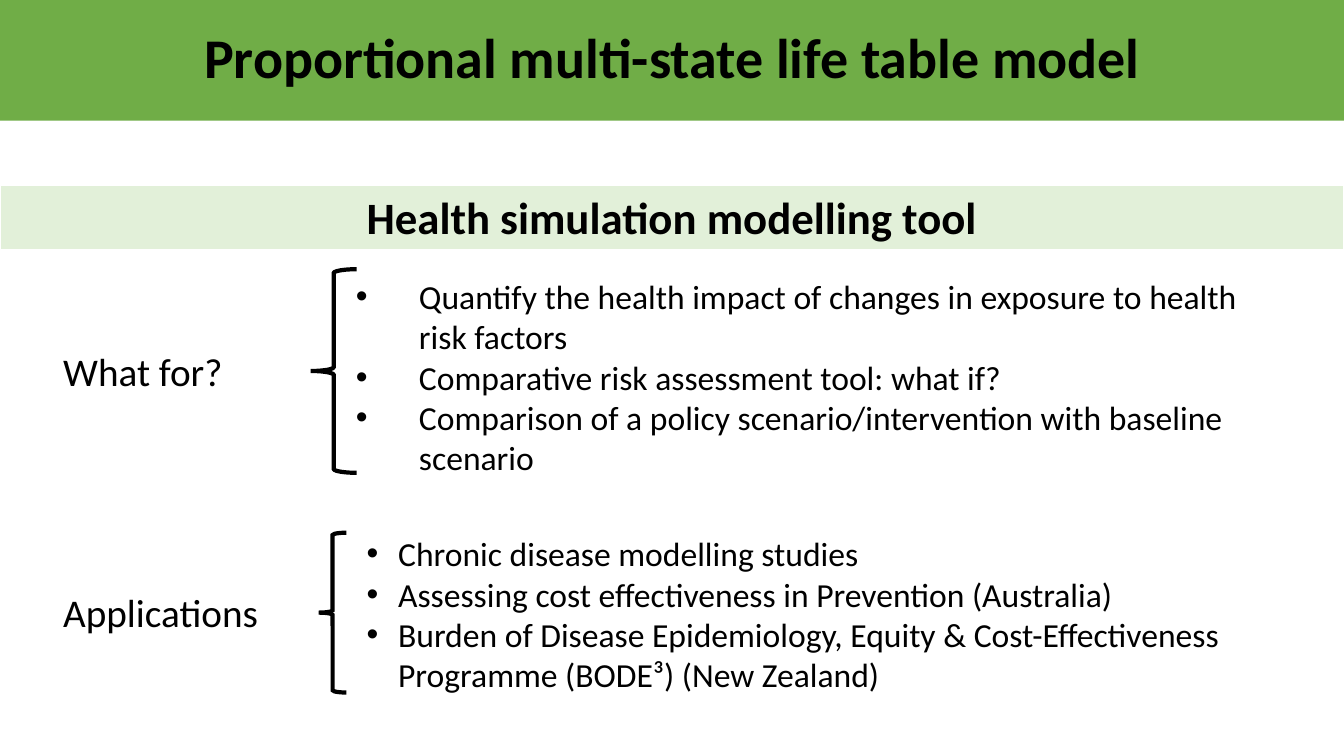
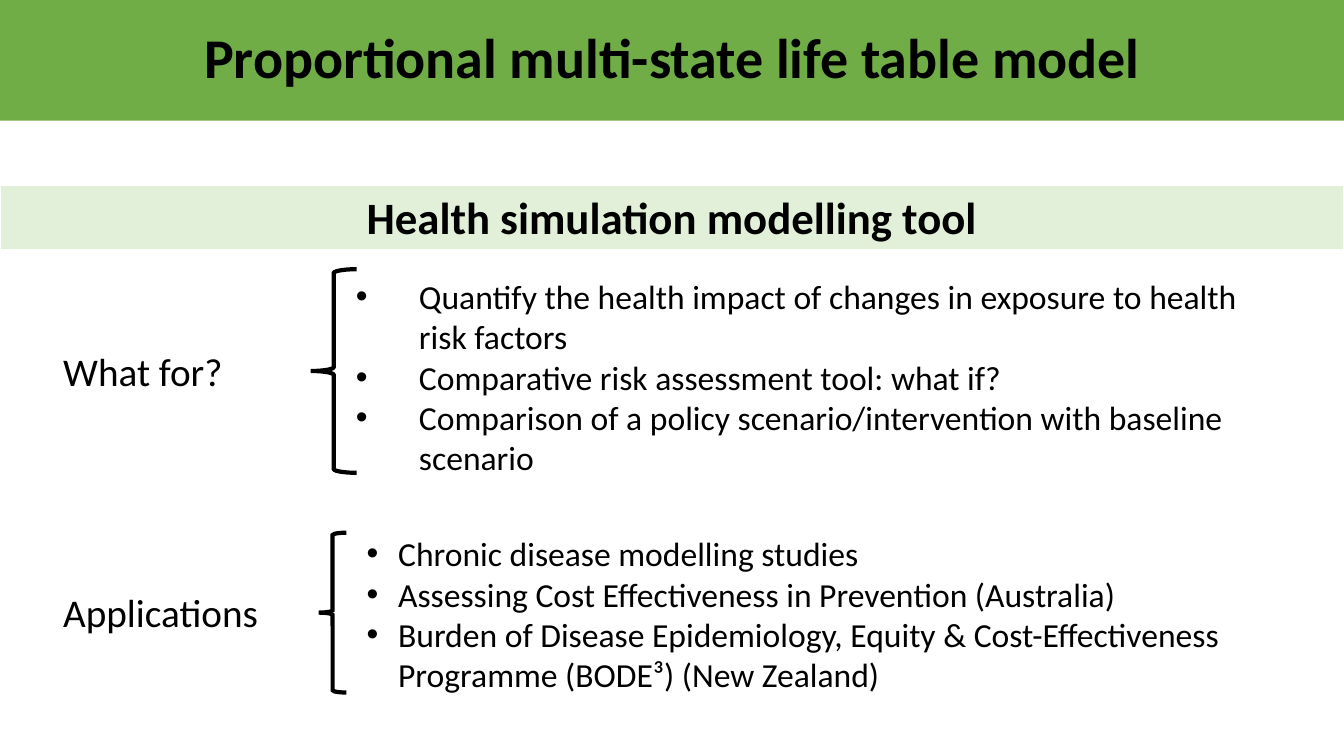
Before and after one commit to ITHIM/ITHIM-R, a slide deck: slide 2 of MSLT/structure/PMSLTframeworkV2.pptx. Drawn at 1344x756 pixels with LibreOffice and Linux fonts; fonts in the diff are those of the drawing. Boxes give left, top, right and bottom in pixels: in the first picture for what was removed or moved away, otherwise in the second. Text is boxed around its words. In the diff, an @@ line names an element or a change of style, - is before the commit and + after.

```diff
--- a/MSLT/structure/PMSLTframeworkV2.pptx
+++ b/MSLT/structure/PMSLTframeworkV2.pptx
@@ text at (398,582,1115,613): text changed @@
-• Assessing cost effectiveness in Prevention (Australia)
+• Assessing Cost Effectiveness in Prevention (Australia)
```
Also in this commit, not shown: 2 other slides changed, 2 slides added, 1 slide removed, 2 other files.
